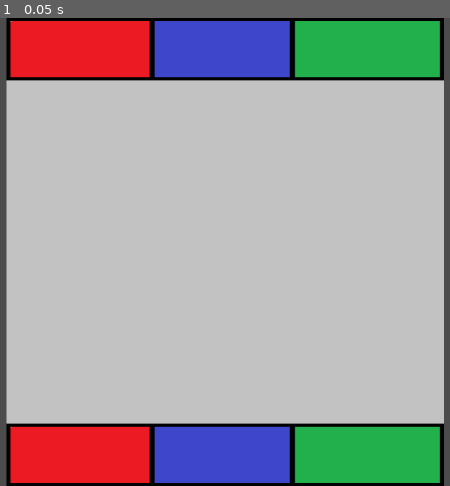
Above: before the commit, frame 1.
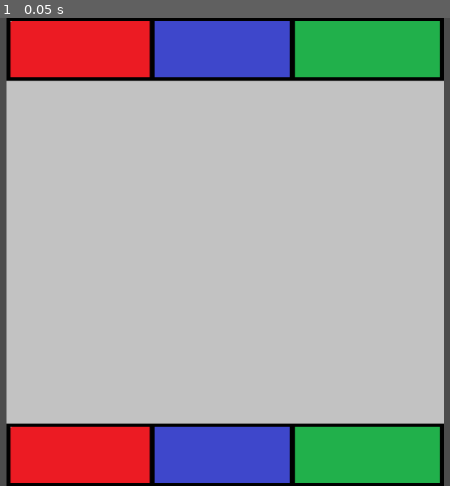
Above: after the commit, the same moment.

Repository: Elldaman/RPS
Game: Godot game, scene res://MainScene.tscn
Same seed, same stepped clock (60 frames per second), same inputs: the game is played once before the commit and once after it.
Inputs:
- Up to frame 1 (0.05 s): no input

The runs differ from the first frame. In frame 1, 0.2% of the frame differs, in the area x 1-99%, y 13-14%.

Commit message:
Can create orb instances inside of the relevant zones

Diff:
--- a/FireCollisionArea.gd
+++ b/FireCollisionArea.gd
@@ -1,19 +1,13 @@
 extends CollisionShape2D
 
-
-# Declare member variables here. Examples:
-# var a = 2
-# var b = "text"
-
+const FireballResource = preload("res://Fireball.tscn")
 
 # Called when the node enters the scene tree for the first time.
 func _ready():
-	if Input.is_action_pressed("SpawnOrb"):
-		var fire = load("res://Fireball.tscn")
-		var fireball = fire.instance()
-		add_child_below_node(get_tree().get_root().get_node("MainScene"), fireball)
+	pass
 
-
-# Called every frame. 'delta' is the elapsed time since the previous frame.
-#func _process(delta):
-#	pass
+func _on_FireZone_input_event(viewport, event, shape_idx):
+	if event.is_action_pressed("SpawnOrb"):
+		var fireball = FireballResource.instance()
+		fireball.position = get_local_mouse_position()
+		add_child(fireball)
--- a/Fireball.gd
+++ b/Fireball.gd
@@ -2,3 +2,6 @@
 
 var power : int = 1
 var speed : int = 200
+
+func _ready():
+	pass
--- a/Fireball.tscn
+++ b/Fireball.tscn
@@ -1,15 +1,13 @@
-[gd_scene load_steps=4 format=2]
+[gd_scene load_steps=3 format=2]
 
 [ext_resource path="res://Sprites/Fire.png" type="Texture" id=1]
-[ext_resource path="res://Fireball.gd" type="Script" id=2]
 
 [sub_resource type="CircleShape2D" id=1]
 
 [node name="Fireball" type="KinematicBody2D"]
-script = ExtResource( 2 )
 
 [node name="FireSprite" type="Sprite" parent="."]
 texture = ExtResource( 1 )
 
-[node name="CollisionShape2D" type="CollisionShape2D" parent="."]
+[node name="FireballCollisionShape" type="CollisionShape2D" parent="."]
 shape = SubResource( 1 )
--- /dev/null
+++ b/GrassCollisionArea.gd
@@ -0,0 +1,13 @@
+extends CollisionShape2D
+
+const GrassballResource = preload("res://Grassball.tscn")
+
+# Called when the node enters the scene tree for the first time.
+func _ready():
+	pass # Replace with function body.
+
+func _on_GrassZone_input_event(viewport, event, shape_idx):
+	if event.is_action_pressed("SpawnOrb"):
+		var grassball = GrassballResource.instance()
+		grassball.position = get_local_mouse_position()
+		add_child(grassball)
--- /dev/null
+++ b/Grassball.tscn
@@ -0,0 +1,13 @@
+[gd_scene load_steps=3 format=2]
+
+[ext_resource path="res://Sprites/Grass.png" type="Texture" id=1]
+
+[sub_resource type="CircleShape2D" id=1]
+
+[node name="Grassball" type="KinematicBody2D"]
+
+[node name="GrassSprite" type="Sprite" parent="."]
+texture = ExtResource( 1 )
+
+[node name="GrassballCollisionShape" type="CollisionShape2D" parent="."]
+shape = SubResource( 1 )
--- a/MainScene.tscn
+++ b/MainScene.tscn
@@ -1,9 +1,10 @@
-[gd_scene load_steps=8 format=2]
+[gd_scene load_steps=9 format=2]
 
-[ext_resource path="res://Fireball.tscn" type="PackedScene" id=1]
 [ext_resource path="res://Sprites/GridCellEmpty.png" type="Texture" id=2]
 [ext_resource path="res://Sprites/BaseDock.png" type="Texture" id=3]
 [ext_resource path="res://FireCollisionArea.gd" type="Script" id=4]
+[ext_resource path="res://WaterCollisionArea.gd" type="Script" id=5]
+[ext_resource path="res://GrassCollisionArea.gd" type="Script" id=6]
 
 [sub_resource type="RectangleShape2D" id=1]
 extents = Vector2( 72.9736, 40 )
@@ -16,14 +17,11 @@
 
 [node name="MainScene" type="Node2D"]
 
-[node name="Fireball" parent="." instance=ExtResource( 1 )]
-position = Vector2( 335, 270 )
-
 [node name="Arena" type="TextureRect" parent="."]
-margin_left = 240.0
-margin_top = 80.0
-margin_right = 800.0
-margin_bottom = 520.0
+margin_left = 239.792
+margin_top = 80.6321
+margin_right = 799.792
+margin_bottom = 520.632
 texture = ExtResource( 2 )
 expand = true
 stretch_mode = 2
@@ -42,18 +40,21 @@
 [node name="FireCollisionArea" type="CollisionShape2D" parent="DockZone/FireZone"]
 position = Vector2( 73, 40 )
 shape = SubResource( 1 )
+script = ExtResource( 4 )
 
 [node name="WaterZone" type="Area2D" parent="DockZone"]
 
 [node name="WaterCollisionArea" type="CollisionShape2D" parent="DockZone/WaterZone"]
 position = Vector2( -3, 0.25 )
 shape = SubResource( 2 )
+script = ExtResource( 5 )
 
 [node name="GrassZone" type="Area2D" parent="DockZone"]
 
 [node name="GrassCollisionArea" type="CollisionShape2D" parent="DockZone/GrassZone"]
 position = Vector2( 143.589, -0.25 )
 shape = SubResource( 3 )
+script = ExtResource( 6 )
 
 [node name="DockZone2" type="Sprite" parent="."]
 position = Vector2( 520, 560 )
@@ -73,9 +74,18 @@
 [node name="WaterCollisionArea" type="CollisionShape2D" parent="DockZone2/WaterZone"]
 position = Vector2( -3, 0.25 )
 shape = SubResource( 2 )
+script = ExtResource( 5 )
 
 [node name="GrassZone" type="Area2D" parent="DockZone2"]
 
 [node name="GrassCollisionArea" type="CollisionShape2D" parent="DockZone2/GrassZone"]
 position = Vector2( 143.589, -0.25 )
 shape = SubResource( 3 )
+script = ExtResource( 6 )
+
+[connection signal="input_event" from="DockZone/FireZone" to="DockZone/FireZone/FireCollisionArea" method="_on_FireZone_input_event"]
+[connection signal="input_event" from="DockZone/WaterZone" to="DockZone/WaterZone/WaterCollisionArea" method="_on_WaterZone_input_event"]
+[connection signal="input_event" from="DockZone/GrassZone" to="DockZone/GrassZone/GrassCollisionArea" method="_on_GrassZone_input_event"]
+[connection signal="input_event" from="DockZone2/FireZone" to="DockZone2/FireZone/FireCollisionArea" method="_on_FireZone_input_event"]
+[connection signal="input_event" from="DockZone2/WaterZone" to="DockZone2/WaterZone/WaterCollisionArea" method="_on_WaterZone_input_event"]
+[connection signal="input_event" from="DockZone2/GrassZone" to="DockZone2/GrassZone/GrassCollisionArea" method="_on_GrassZone_input_event"]
--- /dev/null
+++ b/WaterCollisionArea.gd
@@ -0,0 +1,13 @@
+extends CollisionShape2D
+
+const WaterballResource = preload("res://Waterball.tscn")
+
+# Called when the node enters the scene tree for the first time.
+func _ready():
+	pass # Replace with function body.
+
+func _on_WaterZone_input_event(viewport, event, shape_idx):
+	if event.is_action_pressed("SpawnOrb"):
+		var waterball = WaterballResource.instance()
+		waterball.position = get_local_mouse_position()
+		add_child(waterball)
--- /dev/null
+++ b/Waterball.tscn
@@ -0,0 +1,13 @@
+[gd_scene load_steps=3 format=2]
+
+[ext_resource path="res://Sprites/Water.png" type="Texture" id=1]
+
+[sub_resource type="CircleShape2D" id=1]
+
+[node name="Waterball" type="KinematicBody2D"]
+
+[node name="WaterSprite" type="Sprite" parent="."]
+texture = ExtResource( 1 )
+
+[node name="WaterballCollisionShape" type="CollisionShape2D" parent="."]
+shape = SubResource( 1 )
--- a/project.godot
+++ b/project.godot
@@ -33,7 +33,12 @@
 }
 SpawnOrb={
 "deadzone": 0.5,
-"events": [ Object(InputEventMouseButton,"resource_local_to_scene":false,"resource_name":"","device":0,"alt":false,"shift":false,"control":fal …(189 unchanged characters)…
+"events": [ Object(InputEventMouseButton,"resource_local_to_scene":false,"resource_name":"","device":-1,"alt":false,"shift":false,"control":fal …(189 unchanged characters)…
+ ]
+}
+Spawn={
+"deadzone": 0.5,
+"events": [ Object(InputEventKey,"resource_local_to_scene":false,"resource_name":"","device":0,"alt":false,"shift":false,"control":false,"meta":false,"command":false,"pressed":false,"scancode":16777232,"unicode":0,"echo":false,"script":null)
  ]
 }
 
